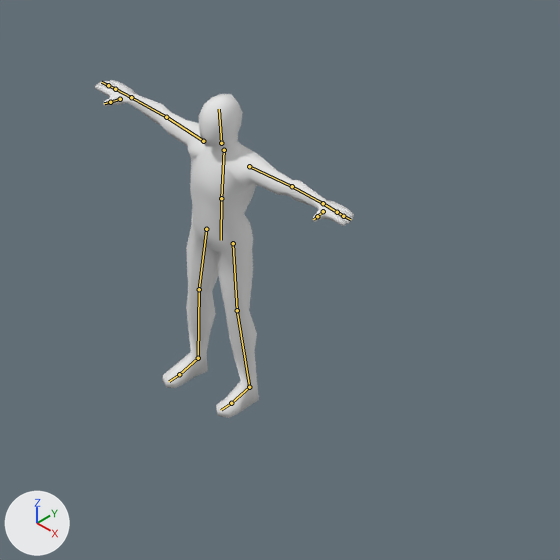
Two versions of the Blender file Vivericochet (03.11.16)/Assets/Base Assets/human1.blend, one commit apart.
Before and after are seen from the file's camera 'Camera'. Lighting does not change. The marker at lower left points along +X, +Y and +Z. The bones that bend it are drawn over the model as lines.

The first picture shows 'HumanMale'.
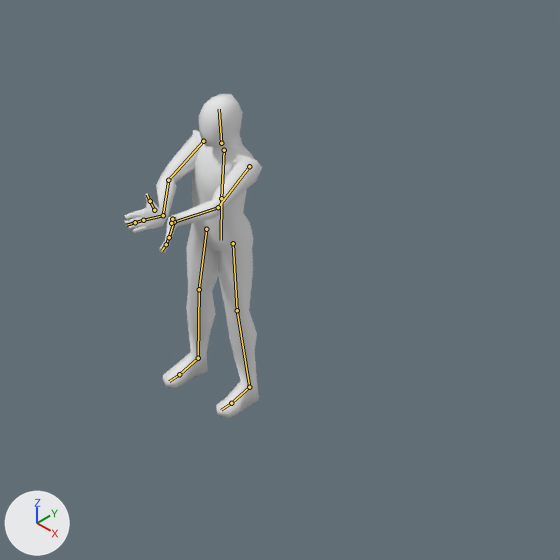
The newer file adds an action. The first version stands in its rest pose; the second is drawn at frame 0 of the action 'Parry'.

Boxes [x1, y1, x2, y2] around the edits, measured in the pictures (560 x 560 px):
'HumanMale', posed (47% narrower)
    before: [95, 80, 354, 418]
    after: [124, 94, 262, 418]
bone 'Upperarm.Right', root to tip
    before: (203, 141) to (166, 117)
    after: (203, 141) to (168, 180)
bone 'Forearm.Right', root to tip
    before: (166, 117) to (131, 97)
    after: (168, 180) to (163, 215)
bone 'Hand.Right', root to tip
    before: (131, 97) to (115, 89)
    after: (163, 215) to (143, 220)
bone 'Upperarm.Left', root to tip
    before: (249, 166) to (292, 186)
    after: (249, 166) to (218, 207)
bone 'Forearm.Left', root to tip
    before: (292, 186) to (323, 203)
    after: (218, 207) to (174, 222)
bone 'Hand.Left', root to tip
    before: (323, 203) to (337, 212)
    after: (174, 222) to (169, 237)
bone 'Fingers2.Left', root to tip
    before: (343, 216) to (350, 219)
    after: (166, 244) to (161, 251)

What the commit changed:
Bone 'Upperarm.Right' (bone_upperarm_right) turns from (0, 0, 0) to (63, 4, 109) degrees about its own x, y and z.
Bone 'Forearm.Right' (bone_forearm_right) turns from (0, 0, 0) to (-11, -8, 40) degrees about its own x, y and z.
Bone 'Hand.Right' (bone_hand_right) turns from (0, 0, 0) to (17, 24, -56) degrees about its own x, y and z.
Bone 'Upperarm.Left' (bone_upperarm_left) turns from (0, 0, 0) to (63, -3, -92) degrees about its own x, y and z.
Bone 'Forearm.Left' (bone_forearm_left) turns from (0, 0, 0) to (0, 5, -43) degrees about its own x, y and z.
Bone 'Hand.Left' (bone_hand_left) turns from (0, 0, 0) to (-9, -22, 68) degrees about its own x, y and z.
Bone 'Fingers2.Left' (bone_fingers2_left) turns from (0, 0, 0) to (0, 0, -9) degrees about its own x, y and z.
